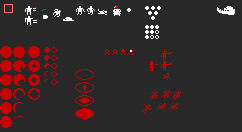
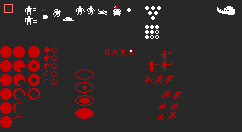
Layers edited between the first and the second 242 × 132 image:
renamed "трупы врагов" to "трупы стрел врагов", painted on it over box(142, 73, 177, 121)
